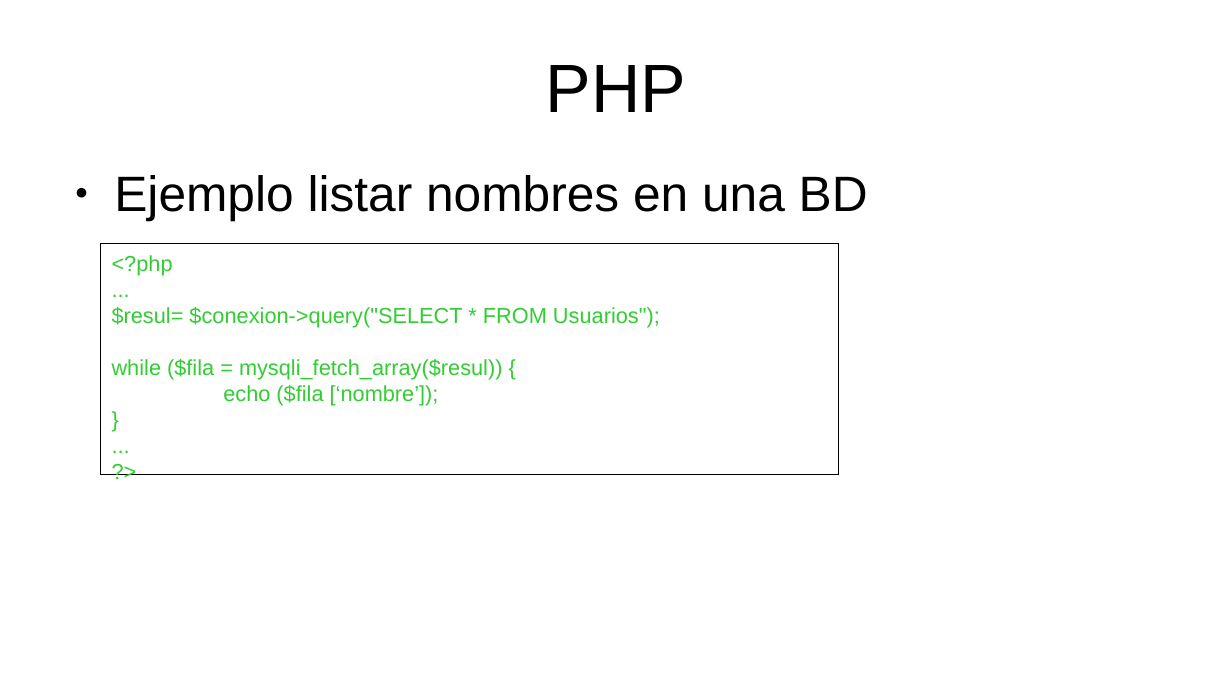
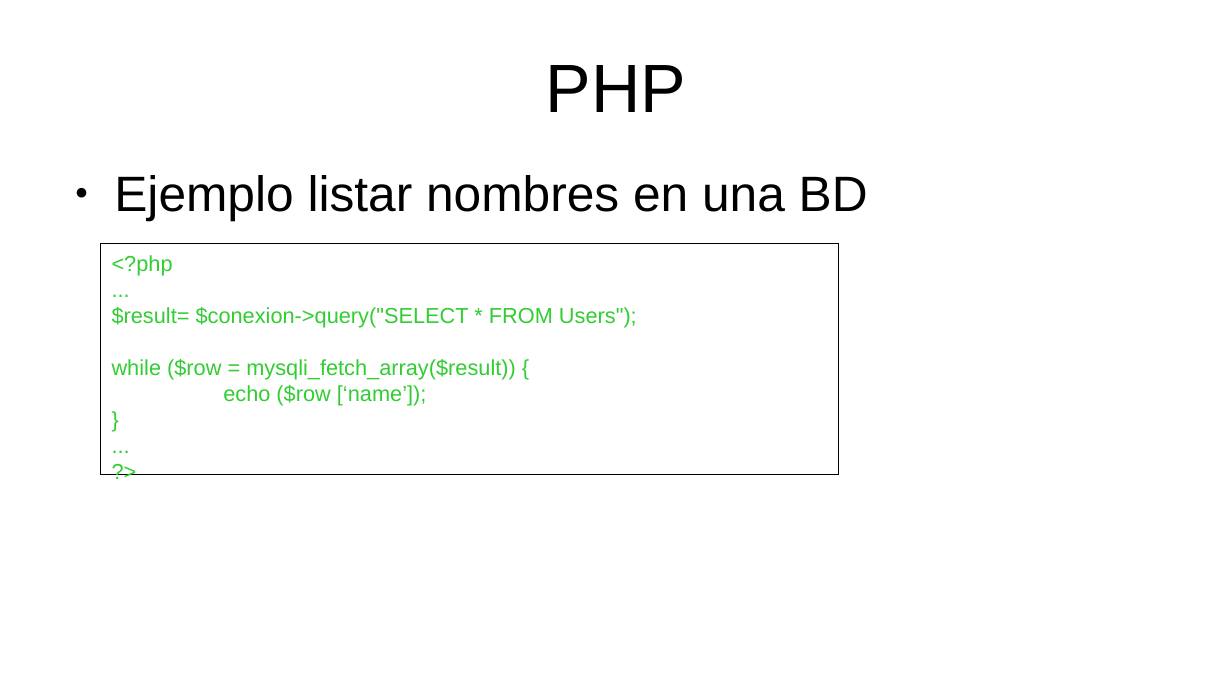
Before and after one commit to mikel-egana-aranguren/EHU-ISSKS-31, a slide deck: slide 53 of WebSistemak/WebSistemak.odp. Drawn at 1232x693 pixels with LibreOffice and Linux fonts; fonts in the diff are those of the drawing; background and template pictures are left out. Boxes give left, top, right and bottom in pixels: in the first picture for what was removed or moved away, otherwise in the second. Text is boxed around its words. In the diff, an @@ line names an element or a change of style, - is before the commit and + after.

```diff
--- a/WebSistemak/WebSistemak.odp
+++ b/WebSistemak/WebSistemak.odp
@@ text in rectangle at (112,307,637,406): text changed @@
-$resul= $conexion->query("SELECT * FROM Usuarios");
-while ($fila = mysqli_fetch_array($resul)) {
-echo ($fila [‘nombre’]);
+$result= $conexion->query("SELECT * FROM Users");
+while ($row = mysqli_fetch_array($result)) {
+echo ($row [‘name’]);
```
Also in this commit, not shown: 34 other slides changed, 15 slides added, 15 slides removed, 24 other files.
